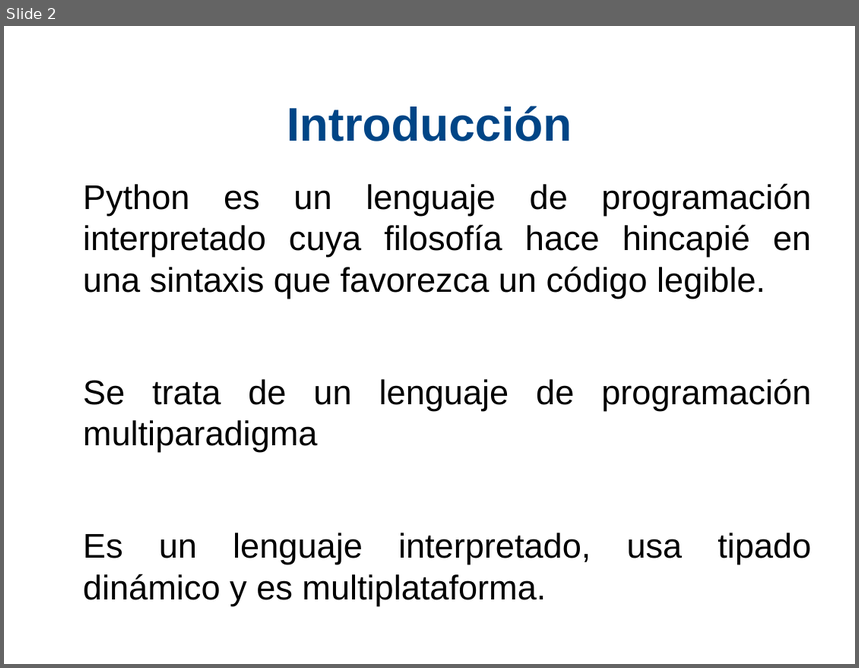
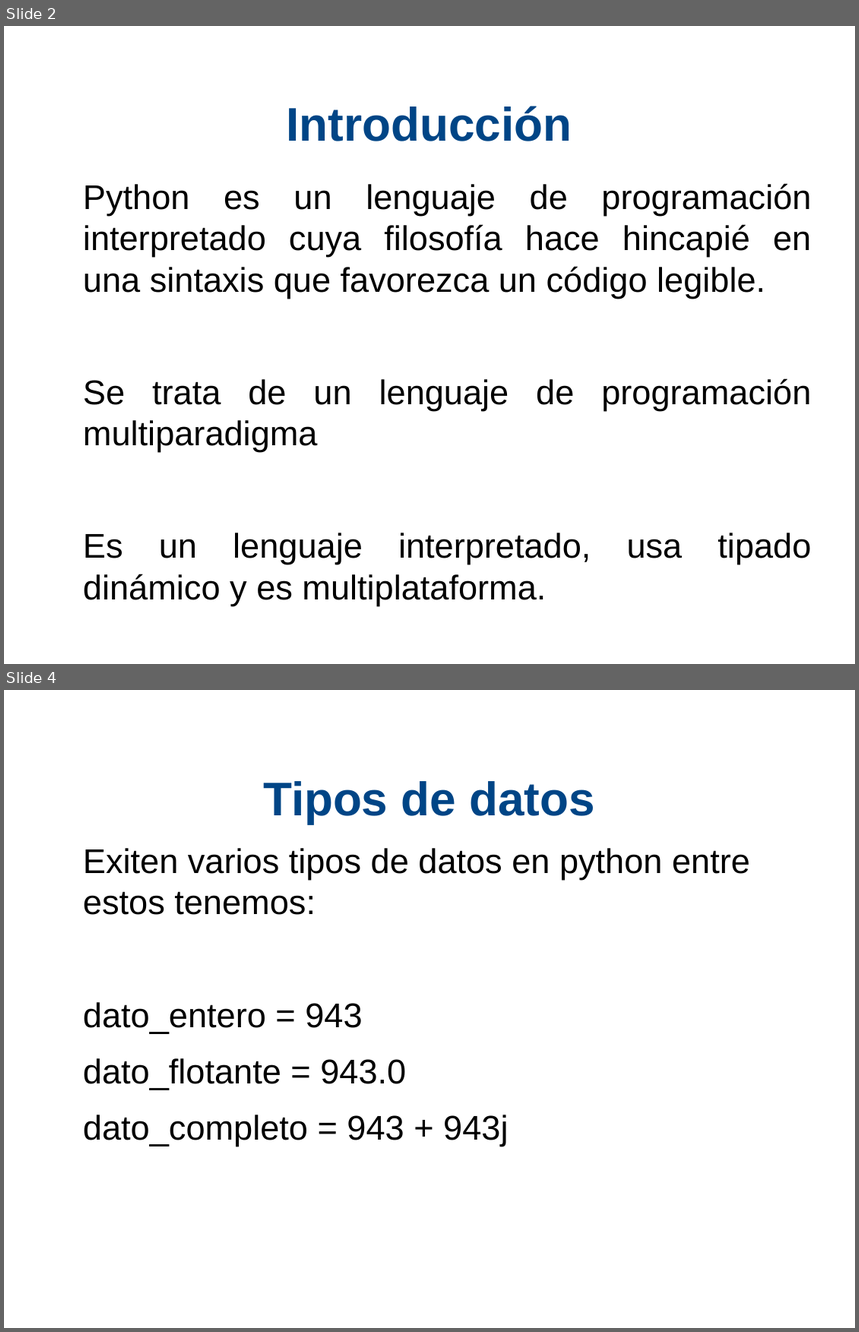
Before and after one commit to xDavidPM/Taller-Python, a slide deck: Python diapositiva.odp. Shown one above the other, each under a label of ours: slide 2 before the commit, slides 2 and 4 after it; the slides between them are not shown. The pictures are 859x668 and 859x1332 pixels, drawn with LibreOffice and Linux fonts; fonts in the diff are those of the drawing; background and template pictures are left out. Boxes give left, top, right and bottom in pixels: in the first picture for what was removed or moved away, otherwise in the second. Text is boxed around its words. In the diff, an @@ line names an element or a change of style, - is before the commit and + after.

```diff
--- a/Python diapositiva.odp
+++ b/Python diapositiva.odp
@@ slide 4 added at bbox=[4, 690, 855, 1328], background #FFFFFF @@
@@ title added at bbox=[263, 781, 595, 824], 44 pt, text #004586, bold @@
+Tipos de datos
@@ text added at bbox=[83, 848, 750, 1147], 32 pt, text #000000 @@
+Exiten varios tipos de datos en python entre estos tenemos:
+dato_entero = 943
+dato_flotante = 943.0
+dato_completo = 943 + 943j
```
Also in this commit, not shown: 2 other slides added, 1 slide removed, 1 other file.
